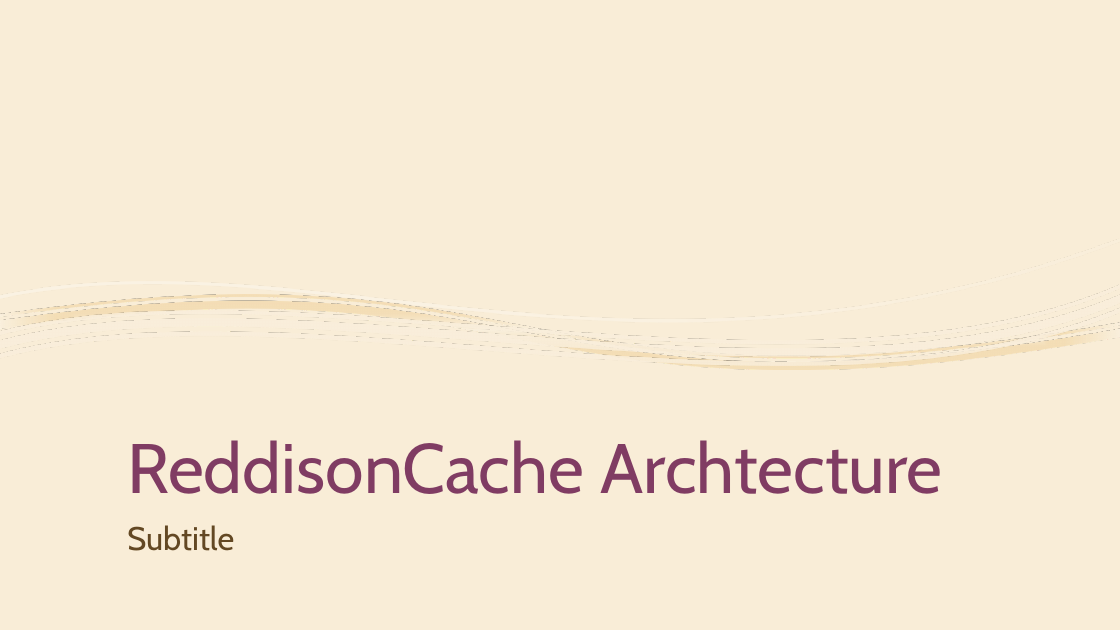
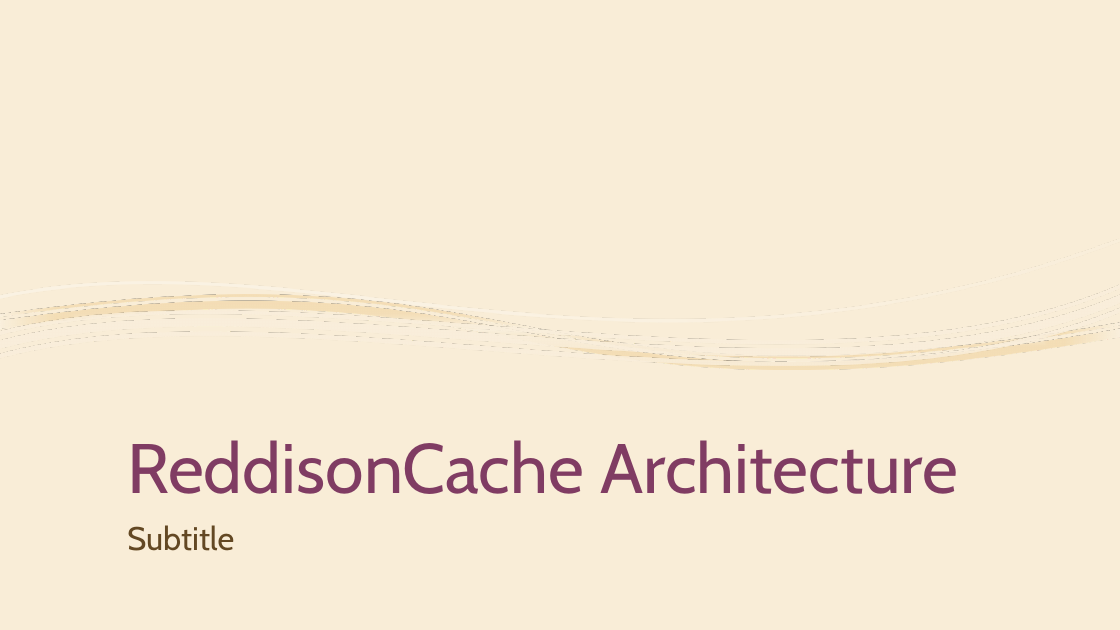
Before and after one commit to GreenwaysTechnology/Mphasis-Redis-March-22, a slide deck: slide 1 of reddsion.pptx. Drawn at 1120x630 pixels with LibreOffice and Linux fonts; fonts in the diff are those of the drawing; background and template pictures are left out. Boxes give left, top, right and bottom in pixels: in the first picture for what was removed or moved away, otherwise in the second. Text is boxed around its words. In the diff, an @@ line names an element or a change of style, - is before the commit and + after.

```diff
--- a/reddsion.pptx
+++ b/reddsion.pptx
@@ title at (127, 440, 958, 494): text changed @@
-ReddisonCache Archtecture
+ReddisonCache Architecture
```
Also in this commit, not shown: 1 slide added, 11 other files.
